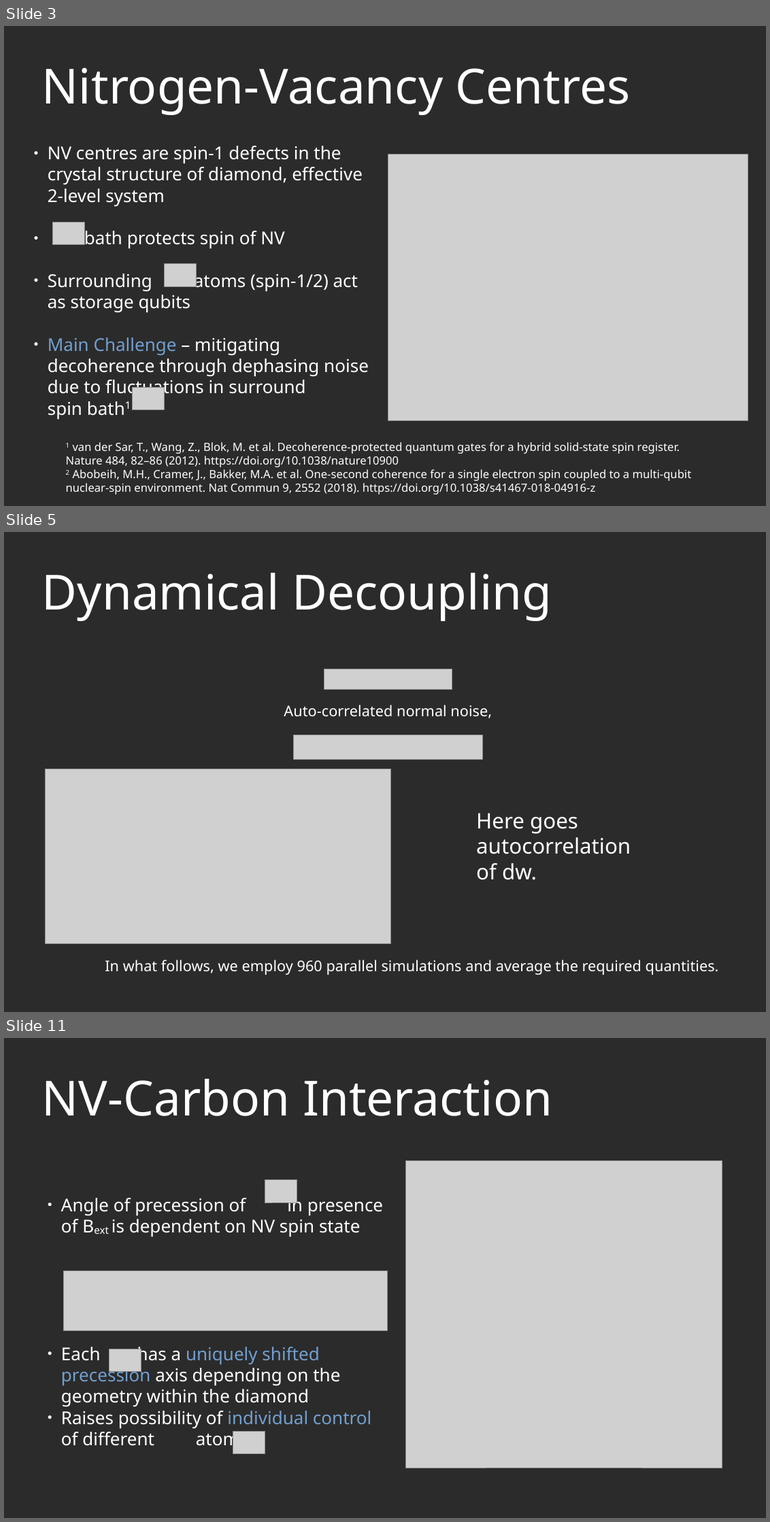
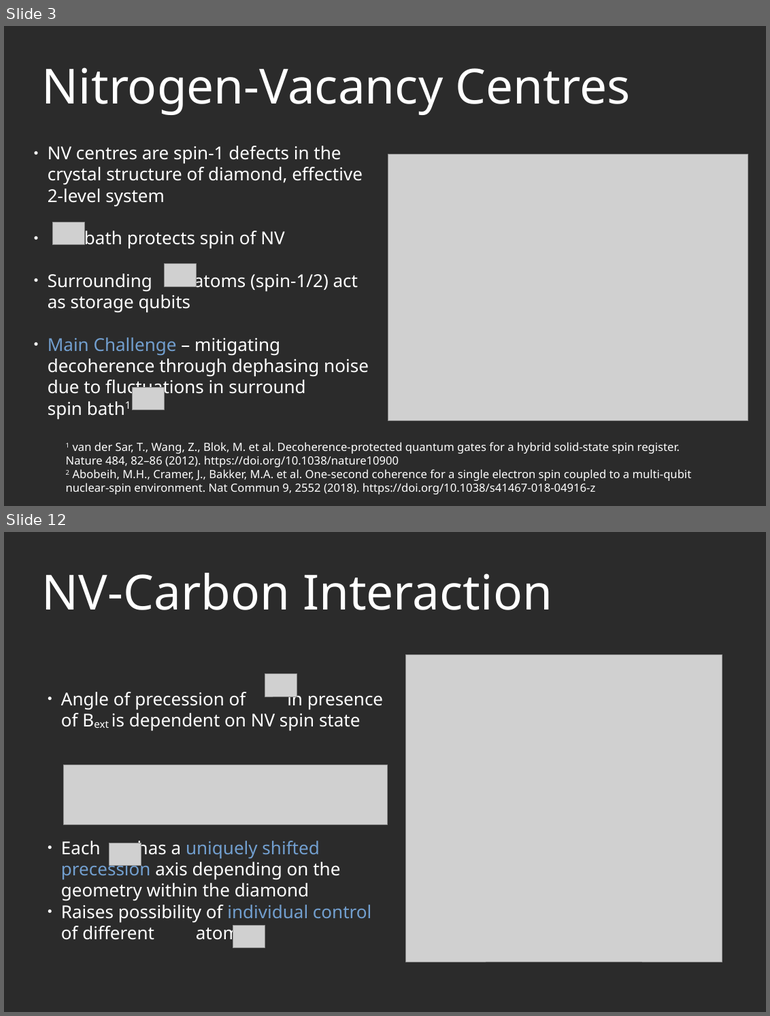
Before and after one commit to AGaliciaMartinez/Final-Project-Computational-Physics, a slide deck: presentation/NV_Carbons_presentation.odp. Shown one above the other, each under a label of ours: slides 3, 5 and 11 before the commit, slides 3 and 12 after it; the slides between them are not shown. The pictures are 770x1522 and 770x1016 pixels, drawn with LibreOffice and Linux fonts; fonts in the diff are those of the drawing; grey boxes stand for pictures; background and template pictures are left out; a plain dark background stands for a picture behind light text. Boxes give left, top, right and bottom in pixels: in the first picture for what was removed or moved away, otherwise in the second. Text is boxed around its words. In the diff, an @@ line names an element or a change of style, - is before the commit and + after.

```diff
--- a/presentation/NV_Carbons_presentation.odp
+++ b/presentation/NV_Carbons_presentation.odp
@@ slide 5 removed at [4, 532, 766, 1012], background picture (left out) @@
@@ title removed at [42, 573, 551, 621] @@
-Dynamical Decoupling
@@ picture removed at [324, 669, 452, 689] @@
@@ text removed at [283, 705, 492, 718] @@
-Auto-correlated normal noise,
@@ picture removed at [294, 735, 482, 760] @@
@@ picture removed at [45, 769, 391, 943] @@
@@ text removed at [476, 813, 630, 880] @@
-Here goes autocorrelation of dw.
@@ text removed at [105, 960, 719, 975] @@
-In what follows, we employ 960 parallel simulations and average the required quantities.
@@ what was slide 11 is now slide 12 @@
```
Also in this commit, not shown: 3 slides changed, 6 slides added, 4 other slides removed.
